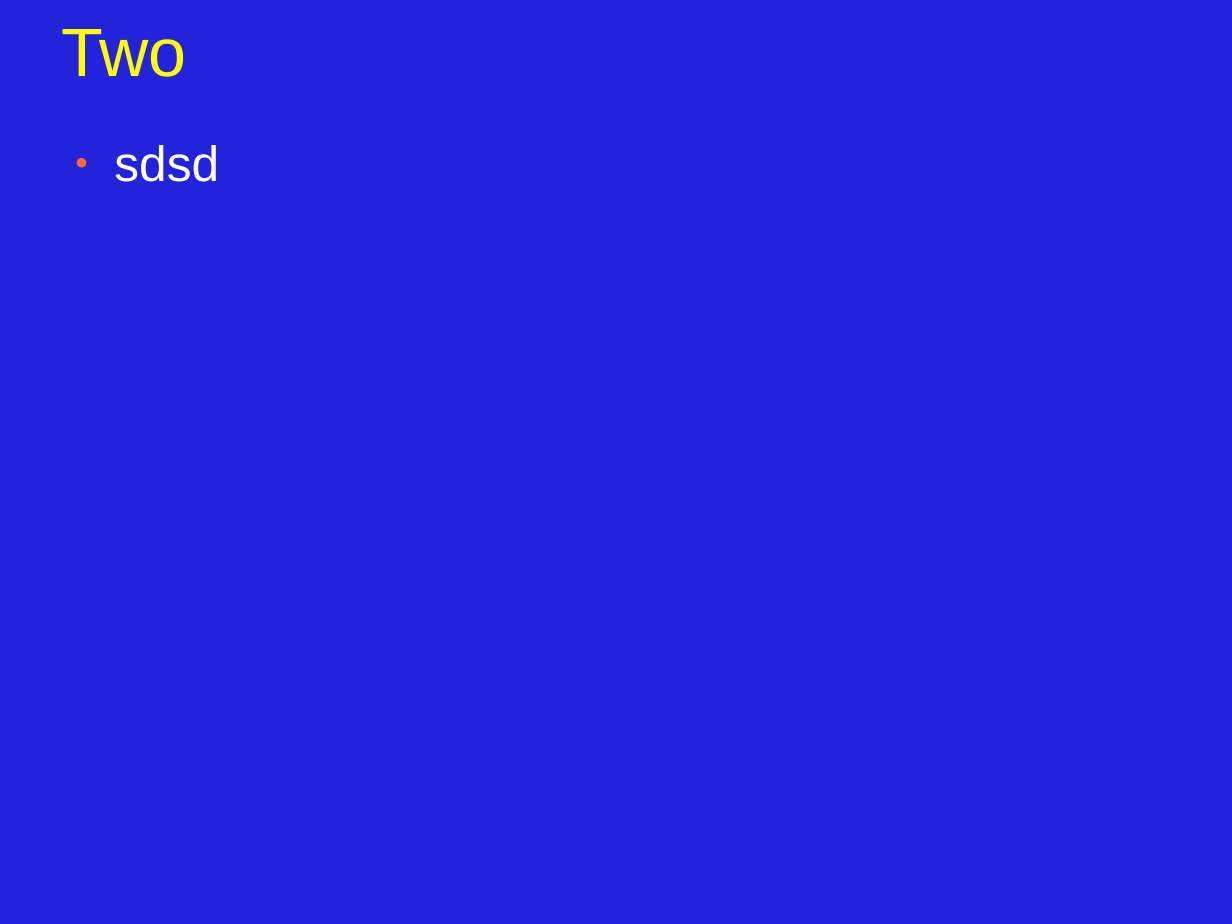
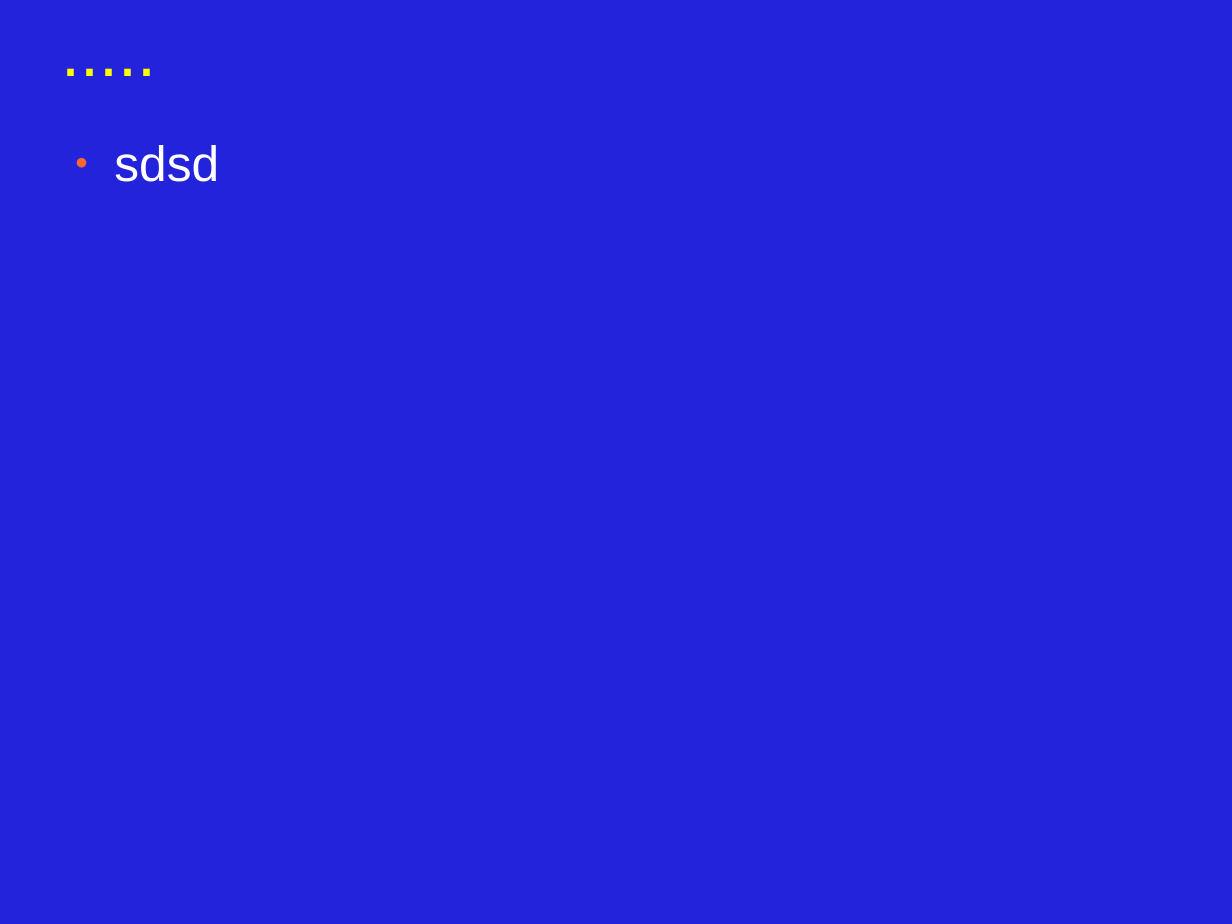
Before and after one commit to JonJagger/two-day-courses, a slide deck: slide 9 of cppf/01_Introduction_to_C++.odp (slide 8 before the commit). Drawn at 1232x924 pixels with LibreOffice and Linux fonts; fonts in the diff are those of the drawing. Boxes give left, top, right and bottom in pixels: in the first picture for what was removed or moved away, otherwise in the second. Text is boxed around its words. In the diff, an @@ line names an element or a change of style, - is before the commit and + after.

```diff
--- a/cppf/01_Introduction_to_C++.odp
+++ b/cppf/01_Introduction_to_C++.odp
@@ title added at [61,1,1171,96], 44 pt, text #FFFF00 @@
+.....
@@ title removed at [62,29,187,77] @@
-Two
```
Also in this commit, not shown: 2 other slides changed, 2 slides added, 1 slide removed.
